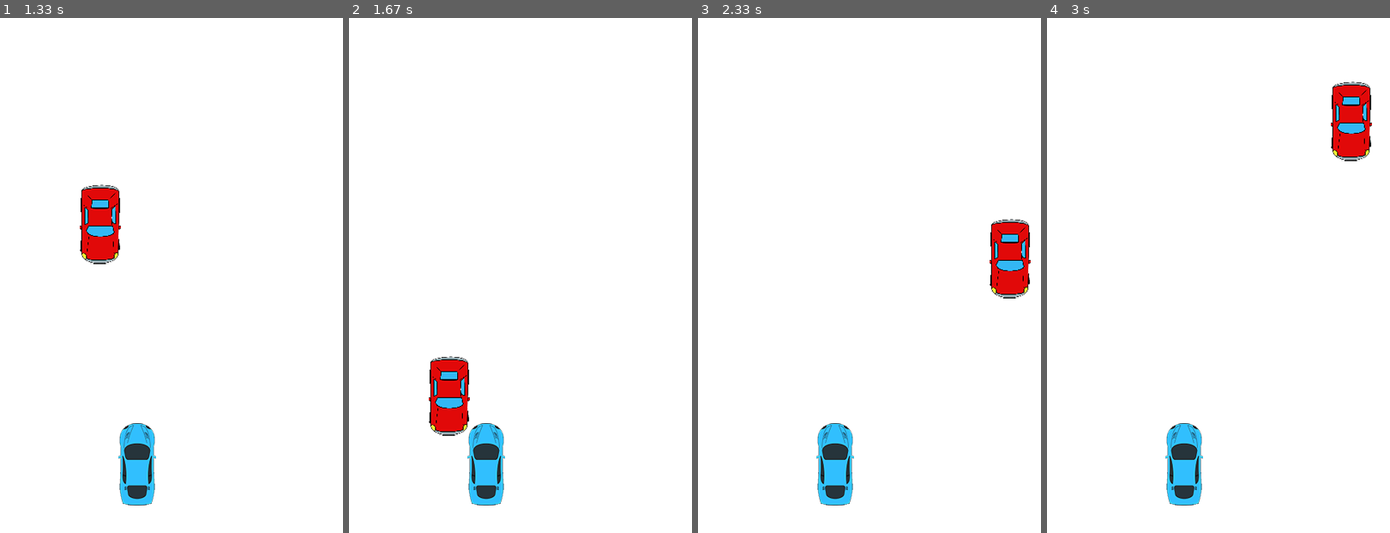
Above: before the commit, frames 1-4 (left to right).
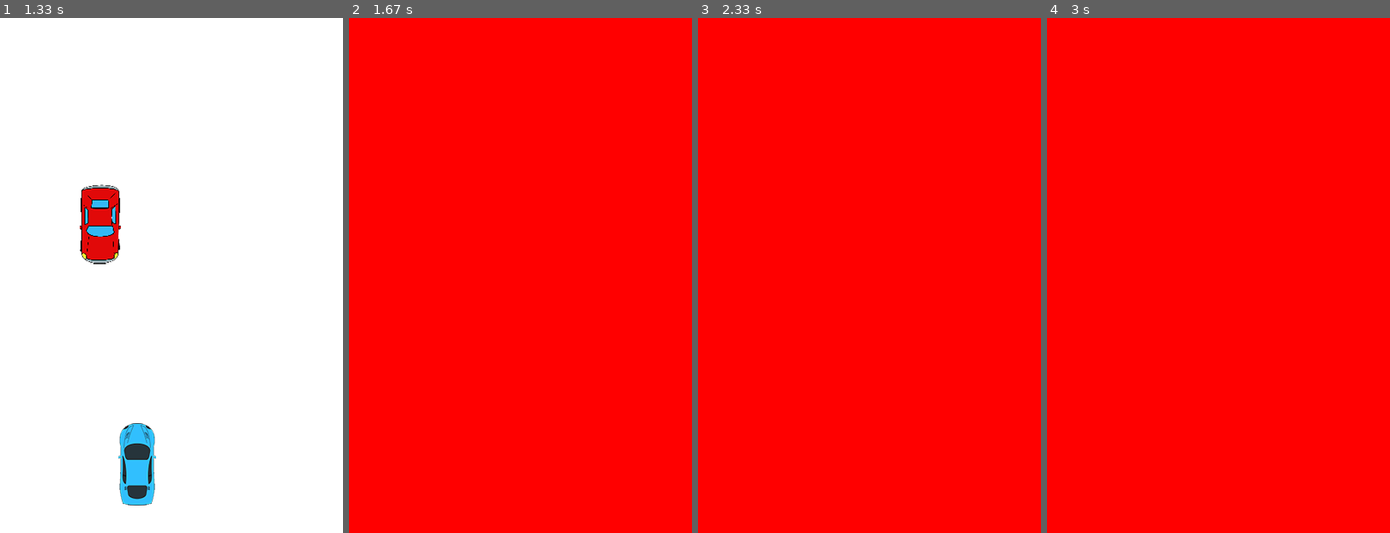
Above: after the commit, the same moments.

Repository: BenjaminLawrence/LearningPyGame
Game: pygame game, started from main.py
The game is run twice, just before and just after one commit, with the same random seed, the same clock (stepped at 60 frames per second) and the same inputs.
Inputs:
- Up to frame 1 (1.33 s): no input
- Up to frame 2 (1.67 s): no input
- Up to frame 3 (2.33 s): no input
- Up to frame 4 (3 s): no input

Frame 1 is identical in both runs. In frame 2, 100% of the frame differs, in the area x 0-100%, y 0-100%; in frame 3, 100%; in frame 4, 100%.

Commit message:
Add collision detection
Added detection for collisions between the player and enemies.

Diff:
--- a/main.py
+++ b/main.py
@@ -1,4 +1,4 @@
-import pygame, sys
+import pygame, sys, time
 from pygame.locals import *
 from colors import *
 from enemy import Enemy
@@ -56,6 +56,15 @@
                 player.draw(self._display_surf)
                 enemy1.draw(self._display_surf)
 
+                if pygame.sprite.spritecollideany(player, enemies):
+                    self._display_surf.fill(RED)
+                    pygame.display.update()
+                    for entity in all_sprites:
+                        entity.kill()
+                    time.sleep(2)
+                    pygame.quit()
+                    sys.exit()
+
                 pygame.display.update()
                 GameClock.tick(FPS)
 
